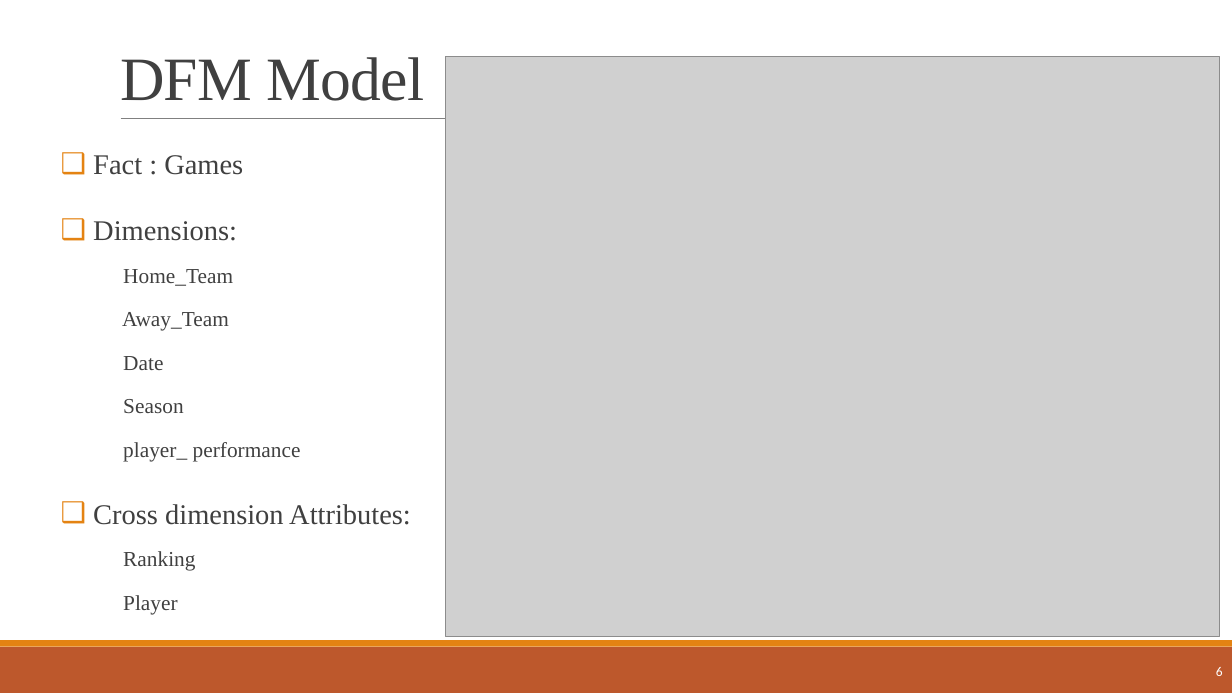
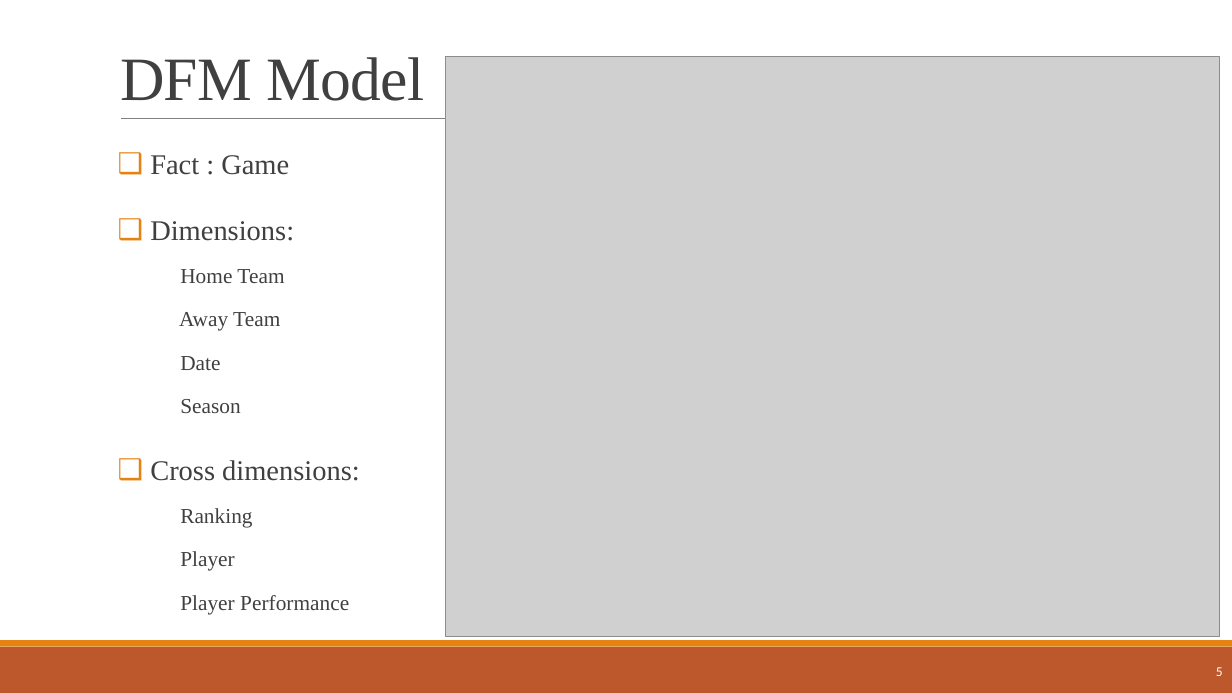
Before and after one commit to najeh-halawani/NBA-Data-Warehouse, a slide deck: slide 5 of presentation_Data_Management.pptx (slide 6 before the commit). Drawn at 1232x693 pixels with LibreOffice and Linux fonts; fonts in the diff are those of the drawing; grey boxes stand for pictures. Boxes give left, top, right and bottom in pixels: in the first picture for what was removed or moved away, otherwise in the second. Text is boxed around its words. In the diff, an @@ line names an element or a change of style, - is before the commit and + after.

```diff
--- a/presentation_Data_Management.pptx
+++ b/presentation_Data_Management.pptx
@@ text "Fact : Game": place and size @@
-text "Fact : Game" at bbox=[93, 155, 411, 615]
+text "Fact : Game" at bbox=[150, 155, 360, 615]
@@ text at bbox=[150, 155, 289, 175]: text changed @@
-❑ Fact : Games
+❑ Fact : Game
@@ text at bbox=[179, 269, 284, 331]: text changed @@
-      Home_Team
-      Away_Team
+      Home Team
+      Away Team
@@ text at bbox=[150, 460, 360, 481]: text changed @@
-      player_ performance
-❑ Cross dimension Attributes:
+❑ Cross dimensions:
@@ text at bbox=[180, 595, 349, 615]: paragraph added @@
+      Player Performance
@@ page number at bbox=[1216, 667, 1223, 676]: text changed @@
-6
+5
```
Also in this commit, not shown: 15 other slides changed, 9 slides added, 1 slide removed, 4 other files.
